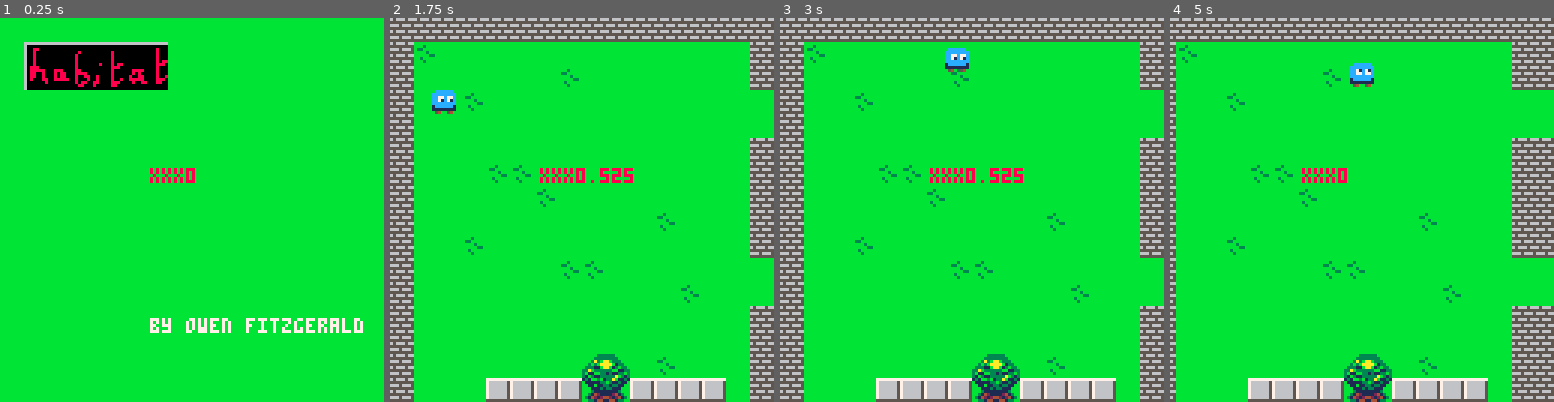
Above: before the commit, frames 1-4 (left to right).
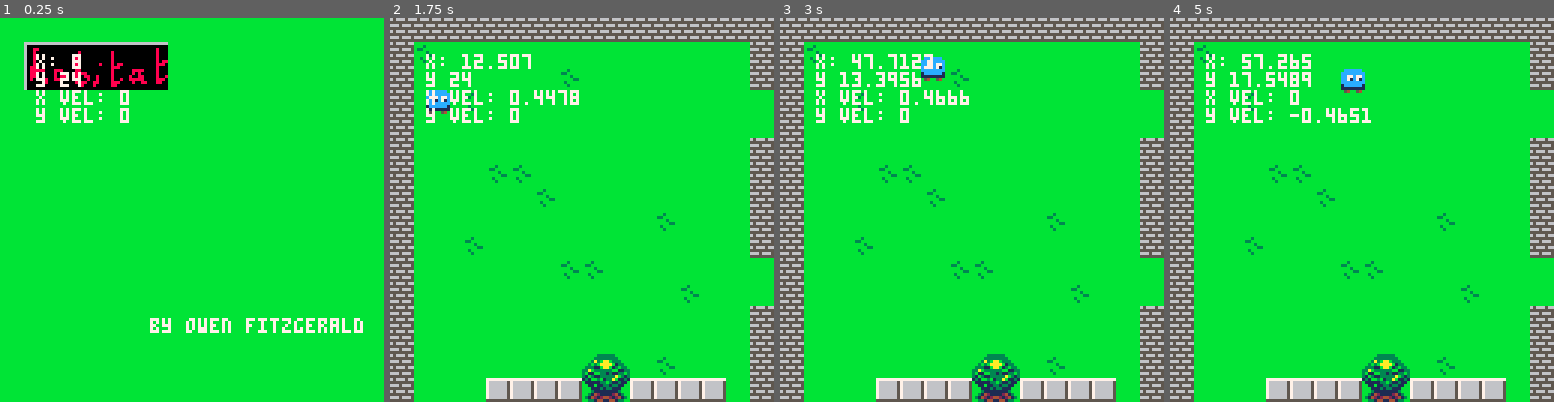
Above: after the commit, the same moments.

Repository: Mackeriah/FurlockBones-game
Game: PICO-8 cartridge habitat.p8
Two runs of this game, one before a commit and one after it. Both use one fixed random seed, a clock stepped at 60 frames per second and the inputs below.
Inputs:
- Up to frame 1 (0.25 s): no input
- Up to frame 2 (1.75 s): tap X (X key) at 0.33, 1.07 s; hold Right from 1.6 s (still down)
- Up to frame 3 (3 s): tap X (X key) at 1.85, 2.97 s; release Right at 2.1 s; hold Up 2.15-2.42 s; hold Right from 2.47 s (still down)
- Up to frame 4 (5 s): release Right at 3.03 s; hold Left 3.08-3.58 s; hold Down 3.63-3.97 s; hold Right 4.02-4.68 s; tap X (X key) at 4.08 s; hold Up from 4.73 s (still down)

The runs differ from the first frame. In frame 1, 1.2% of the frame differs, in the area x 9-51%, y 9-43%; in frame 2, 2.1%; in frame 3, 2.8%; in frame 4, 17%, in the area x 0-100%, y 0-100%.

Commit message:
reorganising functions so more performant

Diff:
--- a/habitat.p8
+++ b/habitat.p8
@@ -9,6 +9,11 @@
 	game = false
 end
 
+-- external logging file
+function log(text,overwrite)
+		printh(text, "log", overwrite)
+end
+
 function _update60()
 	if game == true then
 	 move_player()
@@ -23,7 +28,17 @@
 	cls()
 	if menu == true then draw_menu() end
 	if game == true then start_game() end
-	print("xxx"..player.direction_x, 50, 50, 8)
+
+	-- debugging
+	print("x: "..player.x,12,12,7)
+	print("y "..player.y)
+	print("x vel: "..player.velocity_x)
+	print("y vel: "..player.velocity_y)
+end
+
+function draw_menu()
+	map(110,0,0,0,128,64)
+	print("by owen fitzgerald",50,100,7)
 end
 
 function start_game()
@@ -32,148 +47,172 @@
  spr(player.sprite,player.x,player.y)
 end
 
-function draw_menu()
-	map(110,0,0,0,128,64)
-	print("by owen fitzgerald",50,100,7)
-end
-
 
 -->8
 --player functions
 
-function log(text,overwrite)
-		printh(text, "log", overwrite)
-end
-
 function camera_control()
+
 		if player.x > 60 and player.x <= (312 -60)  then
 			camera_x = player.x - 60
 		end
 		if player.y > 60 and player.y <= (248-60) then
 			camera_y = player.y - 60
 		end
-	end
+end
 
 function player()
 	player={}  --create empty table
 
-	-- I believe this is all stored in a table as it's using a dot operator
 	player.x = 8 --player's exact pixel
 	player.y = 24 --position on screen
 
-
-	-- track how much player trying to move left/right and up/down
-	player.direction_x = 0
-	player.direction_y = 0
+	player.velocity_x = 0
+	player.velocity_y = 0
+	player.max_x_speed = 1
+	player.max_y_speed = 1
+	player.acceleration = 0.2
+	player.drag = 0.7 -- 1 = no slow down, 0 = instant halt
 
 	player.width = 7
 	player.height = 7
 	player.sprite = 11
-
-	player.max_x_speed = 0.75
-	player.max_y_speed = 0.75
-	player.acceleration = 0.5
-	player.drag = 0.7 -- 1 = no slow down, 0 = instant halt
-end
-
-function animate_player()
-
-end
-
-
+end
 
 function move_player()
 	--when the user tries to move, only add the acceleration to the current speed.
 	if (btn(⬅️)) then
-		player.direction_x -= player.acceleration
-		player.sprite = 12
+		player.velocity_x -= player.acceleration
 	end
 	if (btn(➡️)) then
-		player.direction_x += player.acceleration
-		player.sprite = 11
+		player.velocity_x += player.acceleration
 	end
 	if (btn(⬆️)) then
-		player.direction_y -= player.acceleration
-		player.sprite = 13
-
+		player.velocity_y -= player.acceleration
 	end
 	if (btn(⬇️)) then
-		player.direction_y += player.acceleration
-		player.sprite = 11
-	end
-
-
+		player.velocity_y += player.acceleration
+	end
 
 	-- max negative speed, player direction, max positive speed
 	-- So if player.direction tries to exceed max, we refer to either - or + max instead
 	-- essentially we ignore what player trying to do, until speed reduces
- 	player.direction_x = mid(-player.max_x_speed,player.direction_x,player.max_x_speed)
- 	player.direction_y = mid(-player.max_y_speed,player.direction_y,player.max_y_speed)
-
- -- call check_if_next_to_wall function for collision before letting player move
- -- essentially this allows play to move diaganolly along a solid object, as without this
- -- the can_move code prevents them moving
- check_if_next_to_wall(player)
-
- -- check player isn't trying to move into a solid object
- if (can_move(player, player.direction_x, player.direction_y)) then
-
-  --actually move the player to the new location
-  player.x += player.direction_x
-  player.y += player.direction_y
-
- -- if player cannot move there, find out how close they can get and move them there instead.
- else
-  --create temporary variables to store how far the player is trying to move
-  temp_direction_x = player.direction_x
-  temp_direction_y = player.direction_y
-
-  --make tempx,tempy shorter and shorter until we find a new position the player can move to
-  while (not can_move(player,temp_direction_x,temp_direction_y)) do
-
-  	--if x movement has been shortened so much that it's practically 0, set it to 0
-  	if (abs(temp_direction_x) <= 0.1) then
-  	 temp_direction_x = 0
-  	--but if it's not too small, make it 90% of what it was before.
-	-- this shortens the amount the player is trying to move in that direction.
-  	else
-  	 temp_direction_x *= 0.9
-  	end
-
-  	--do the same thing for y movement
-  	if (abs(temp_direction_y) <= 0.1) then
-  	 temp_direction_y = 0
-  	else
-  	 temp_direction_y *= 0.9
-  	end
-  end
-
-  --now we've found a distance the player can move, actually move them there
-  player.x += temp_direction_x
-  player.y += temp_direction_y
- end
-
- -- if the player's still moving, then slow them down just a bit using the drag amount.
- -- Note: this actually takes effect whilst player trying to move, so I think it should only be
- -- used if player not pressing a button otherwise player cant reach top speed
- if (abs(player.direction_x) > 0) player.direction_x *= player.drag
- if (abs(player.direction_y) > 0) player.direction_y *= player.drag
-
- --if they are going slow enough in a particular direction, bring them to a halt.
- if (abs(player.direction_x)<0.02) player.direction_x = 0
- if (abs(player.direction_y)<0.02) player.direction_y = 0
-end
+ 	player.velocity_x = mid(-player.max_x_speed,player.velocity_x,player.max_x_speed)
+ 	player.velocity_y = mid(-player.max_y_speed,player.velocity_y,player.max_y_speed)
+
+	-- if player still moving
+	if (player.velocity_x != 0) or (player.velocity_y != 0) then
+
+		-- call check_if_next_to_wall function for collision before letting player move
+		-- essentially this allows play to move diaganolly along a solid object, as without this
+		-- the can_move code prevents them moving
+		check_if_next_to_wall(player)
+
+		-- check player isn't trying to move into a solid object
+		if (can_move(player, player.velocity_x, player.velocity_y)) then
+			--actually move the player to the new location
+			player.x += player.velocity_x
+			player.y += player.velocity_y
+
+		-- if player cannot move there, find out how close they can get and move them there instead.
+		else
+			--create temporary variables to store how far the player is trying to move
+			temp_direction_x = player.velocity_x
+			temp_direction_y = player.velocity_y
+
+			--make tempx,tempy shorter and shorter until we find a new position the player can move to
+			while (not can_move(player,temp_direction_x,temp_direction_y)) do
+
+				--if x movement has been shortened so much that it's practically 0, set it to 0
+				if (abs(temp_direction_x) <= 0.1) then
+					temp_direction_x = 0
+					--but if it's not too small, make it 90% of what it was before.
+					-- this shortens the amount the player is trying to move in that direction.
+				else
+					temp_direction_x *= 0.9
+				end
+
+				--do the same thing for y movement
+				if (abs(temp_direction_y) <= 0.1) then
+					temp_direction_y = 0
+				else
+					temp_direction_y *= 0.9
+				end
+			end
+
+		--now we've found a distance the player can move, actually move them there
+		player.x += temp_direction_x
+		player.y += temp_direction_y
+		end
+	end
+
+	-- if the player's still moving, then slow them down just a bit using the drag amount.
+	-- Note: this actually takes effect whilst player trying to move, so I think it should only be
+	-- used if player not pressing a button otherwise player cant reach top speed
+	if (abs(player.velocity_x) > 0) player.velocity_x *= player.drag
+	if (abs(player.velocity_y) > 0) player.velocity_y *= player.drag
+
+	--if they are going slow enough in a particular direction, bring them to a halt.
+	if (abs(player.velocity_x)<0.02) player.velocity_x = 0
+	if (abs(player.velocity_y)<0.02) player.velocity_y = 0
+end
+
 -->8
 --collision functions
 
---this function takes an object (only player currently) and it's x,y speed. Tt uses these
+-- if player next to a wall stop them moving in that direction
+-- essentially this allows player to move along a wall holding two buttons. e.g. up and left
+-- what happens is that we ignore the left movement as it is set to zero meaning that we only
+-- apply the vertical movement. It's really just a player UX fix.
+function check_if_next_to_wall(player)
+	-- player moving left
+	if (player.velocity_x < 0) then
+		--check both left corners for a wall
+		local wall_top_left = solid(player.x -1, player.y)
+		local wall_btm_left = solid(player.x -1, player.y + player.height)
+		-- if wall in that direction, set x movement to 0
+		if (wall_top_left or wall_btm_left) then
+			player.velocity_x = 0
+		end
+
+	-- player moving right
+	elseif (player.velocity_x > 0) then
+		--check both right corners for a wall
+		local wall_top_right = solid(player.x + player.width + 1, player.y)
+		local wall_btm_right = solid(player.x + player.width + 1, player.y + player.height)
+
+		--if there is a wall in that direction, set x movement to 0
+		if (wall_top_right or wall_btm_right) then
+			player.velocity_x = 0
+		end
+	end
+
+	-- player moving up
+	if (player.velocity_y < 0) then
+		--check both top corners for a wall
+		local wall_top_left = solid(player.x, player.y - 1)
+		local wall_top_right = solid(player.x + player.width, player.y - 1)
+		--if there is a wall in that direction, set y movement to 0
+		if (wall_top_left or wall_top_right) then
+			player.velocity_y = 0
+		end
+
+	-- player moving down
+	elseif (player.velocity_y > 0) then
+		--check both bottom corners for a wall
+		local wall_btm_left = solid(player.x, player.y + player.height + 1)
+		local wall_btm_right = solid(player.x, player.y + player.height + 1)
+		--if there is a wall in that direction, set y movement to 0
+		if (wall_btm_right or wall_btm_left) then
+			player.velocity_y = 0
+		end
+	end
+end
+
+--this function takes an object (only player currently) and it's x,y speed. It uses these
 --to check the four corners of the object to see it can move into that spot. (a map tile
 --marked as solid would prevent movement into that spot.)
 function can_move(object,direction_x,direction_y)
-
-	-- Note: Not performant as 30 times per frame even if player not moving as being called as part of
-	-- move_player which is itself running every frame. Maybe only call if player wants to move?
-
 	-- capture x,y coords for where trying to move
 	local next_left = object.x + direction_x
 	local next_right = object.x + direction_x + object.width
@@ -195,66 +234,18 @@
 
 --checks x,y of player/object against the map to see if sprite marked as solid
 function solid(x,y)
-
- -- divide x,y by 8 to get map coordinates
- local map_x = flr(x/8)
- local map_y = flr(y/8)
-
- -- find what sprite is at that map x,y
- local map_sprite = mget(map_x,map_y)
-
- -- and get what flag it has set
- local flag = fget(map_sprite)
- return flag == 1
-end
-
--- if player next to a wall stop them moving in that direction
--- essentially this allows player to move along a wall holding two buttons. e.g. up and left
--- what happens is that we ignore the left movement as it is set to zero meaning that we only
--- apply the vertical movement. It's really just a player UX fix.
-function check_if_next_to_wall(player)
- -- player moving left
- if (player.direction_x < 0) then
-  --check both left corners for a wall
-  local wall_top_left = solid(player.x -1, player.y)
-  local wall_btm_left = solid(player.x -1, player.y + player.height)
-  -- if wall in that direction, set x movement to 0
-  if (wall_top_left or wall_btm_left) then
-   player.direction_x = 0
-  end
-
- -- player moving right
- elseif (player.direction_x > 0) then
-  --check both right corners for a wall
-  local wall_top_right = solid(player.x + player.width + 1, player.y)
-  local wall_btm_right = solid(player.x + player.width + 1, player.y + player.height)
-  --if there is a wall in that direction, set x movement to 0
-  if (wall_top_right or wall_btm_right) then
-   player.direction_x = 0
-  end
- end
-
- -- player moving up
- if (player.direction_y < 0) then
-  --check both top corners for a wall
-  local wall_top_left = solid(player.x, player.y - 1)
-  local wall_top_right = solid(player.x + player.width, player.y - 1)
-  --if there is a wall in that direction, set y movement to 0
-  if (wall_top_left or wall_top_right) then
-   player.direction_y = 0
-  end
-
- -- player moving down
- elseif (player.direction_y > 0) then
-  --check both bottom corners for a wall
-  local wall_btm_left = solid(player.x, player.y + player.height + 1)
-  local wall_btm_right = solid(player.x, player.y + player.height + 1)
-  --if there is a wall in that direction, set y movement to 0
-  if (wall_btm_right or wall_btm_left) then
-   player.direction_y = 0
-  end
- end
-end
+	-- divide x,y by 8 to get map coordinates
+	local map_x = flr(x/8)
+	local map_y = flr(y/8)
+	-- find what sprite is at that map x,y
+	local map_sprite = mget(map_x,map_y)
+	-- and get what flag it has set
+	local flag = fget(map_sprite)
+	return flag == 1
+end
+
+
+
 __gfx__
 00000000bbbbbbbb7777777711111111656665660000000000022000ccccccccbbbbbbbb4a4444a44a4aa4a40cccccc00cccccc00cccccc00000000000000000
 00000000bbbbbbbb7666666511111111555555550000000000022000cccc7cccbbbbbbbb4a4444a405099050cccccccccccccccccccccccc0000000000000000
